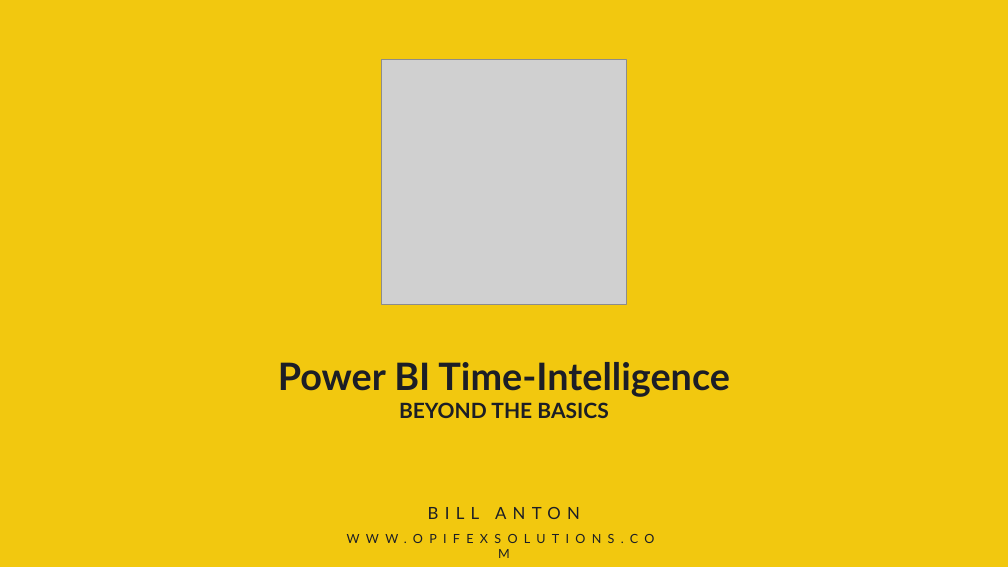
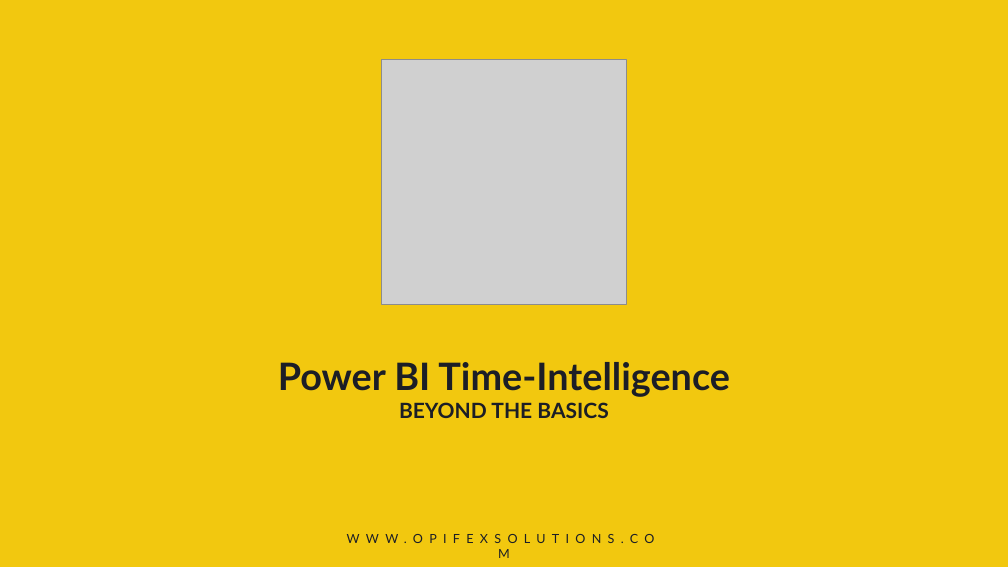
Before and after one commit to byobi/PBI-Time-Intelligence, a slide deck: slide 1 of Power BI Time Intelligence - Beyond the Basics.pptx. Drawn at 1008x567 pixels with LibreOffice and Linux fonts; fonts in the diff are those of the drawing; grey boxes stand for pictures. Boxes give left, top, right and bottom in pixels: in the first picture for what was removed or moved away, otherwise in the second. Text is boxed around its words. In the diff, an @@ line names an element or a change of style, - is before the commit and + after.

```diff
--- a/Power BI Time Intelligence - Beyond the Basics.pptx
+++ b/Power BI Time Intelligence - Beyond the Basics.pptx
@@ text removed at <box>428,507,580,519</box> @@
-BILL ANTON
```
Also in this commit, not shown: 7 other slides changed, 2 slides added, 2 slides removed, 15 other files.
